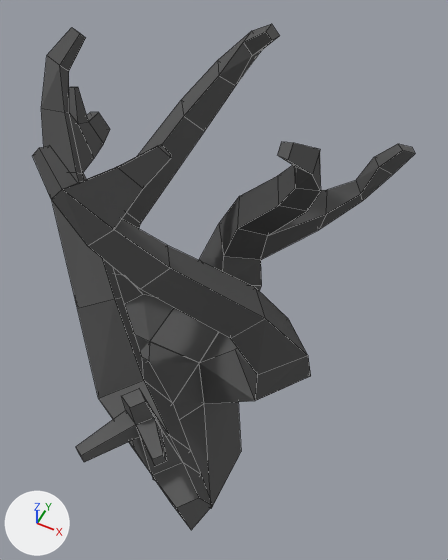
The Blender file 00-filestructure/01-Models/HP-Tree_5.blend as it was, and as the next commit left it.
The view is the same before and after, from a 50 mm camera at (2.26, -3.61, 7.99) aimed at (0.17, 0.58, 2.76). Every picture has the same lights, and +X, +Y and +Z are marked at lower left. Mesh edges are drawn as thin lines.
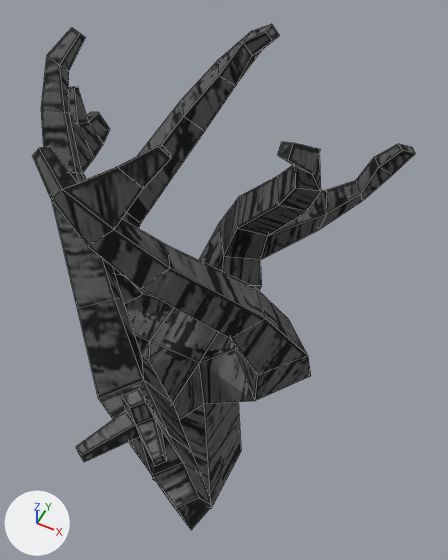
The change, as JSON lines over the scene's bpy script:
```json
{"op": "add", "block": "img_hp_tree_5_png", "code": ["img_hp_tree_5_png = load_image('HP-Tree_5.png', '../02-Textures/HP-Tree_5.png', 1024, 1024, 'sRGB')"]}
{"op": "remove", "block": "mat_material", "code": "mat_material.base_color = (0.115, 0.115, 0.115)  # dark grey #5f5f5f"}
{"op": "add", "block": "mat_material", "code": "mat_material.texture = img_hp_tree_5_png"}
{"block": "me_cube_003", "where": "# used by ob_cube_003; location = (0.0, 0.0, 0.0); rotation_euler = (0.0, 0.0, 4.712), in degrees (0, 0, 270); scale = (0.5, 0.5, 1.0)"}
{"op": "remove", "block": "me_cube_003", "code": "me_cube_003.from_pydata(...)  # 224 vertices, 229 faces; spans x -3.68..4.41, y -4.52..3.4, z -1.0..5.66"}
{"op": "add", "block": "me_cube_003", "code": "me_cube_003.from_pydata(...)  # 216 vertices, 214 faces; spans x -3.68..4.41, y -4.52..3.4, z -1.0..5.66"}
{"block": "me_cube_003", "change": "me_cube_003 part 1"}
{"block": "me_cube_003", "change": "8 vertices are removed from x -0.63..0.63, y -0.63..0.63, z 2.38"}
{"block": "me_cube_003", "change": "24 faces are deleted"}
{"block": "me_cube_003", "change": "9 new faces join them"}
```

Changed parts and their boxes (x1, y1, x2, y2) in the pictures (448 x 560 px):
```json
{"object": "Cube.003", "change": "surface changed, reshaped", "before": [32, 24, 415, 530], "after": [32, 24, 415, 530], "on screen": "grey to black"}
{"part": 1, "of": "me_cube_003", "change": "cut back", "before": [125, 259, 237, 420], "after": [125, 259, 237, 420]}
```
